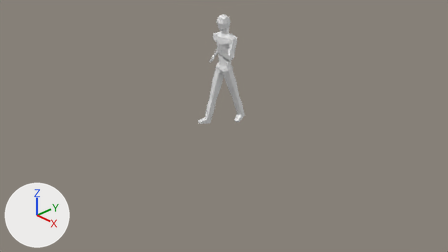
Before and after pictures for a commit that changed the Blender file images/ImprovedCharacterModel.blend.
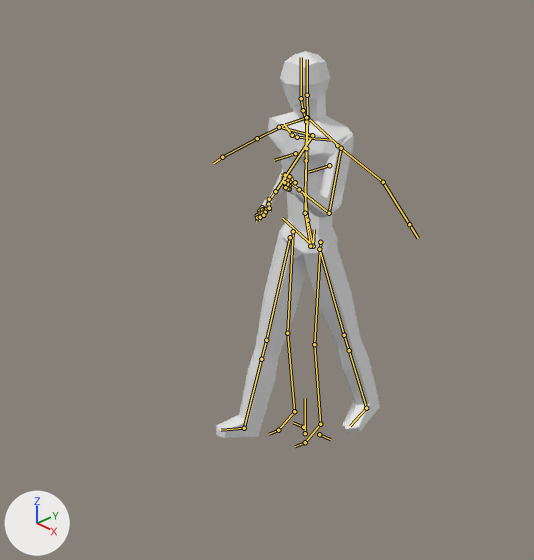
Old and new are each drawn from the file's camera 'Camera' and again close up on the part from 31% to 64% of the width and 0% to 63% of the height. The lights are fixed; the arrows at lower left show +X, +Y and +Z. Both versions are drawn at frame 10 of the action 'ArmatureAction.001'; the numbers are the values there. The bones that bend it are drawn over the model as lines in the close-ups.
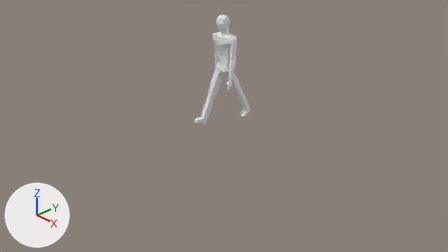
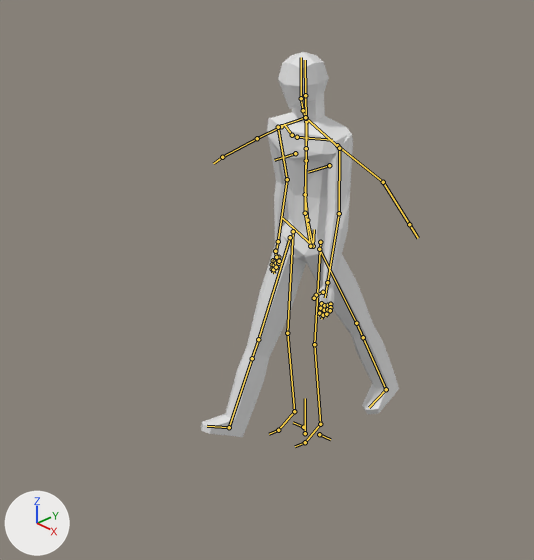
What differs and where, as boxes [x1, y1, x2, y2] in the close-ups (534 x 560 px):
```json
{"object": "Cube", "change": "posed", "before": [216, 51, 380, 438], "after": [201, 52, 399, 437], "on screen": "21% wider"}
{"bone": "upperarm.L", "before": "(341, 148) to (329, 213)", "after": "(339, 148) to (339, 213)"}
{"bone": "forearm.L", "before": "(329, 213) to (299, 189)", "after": "(339, 213) to (327, 282)"}
{"bone": "upperarm.R", "before": "(279, 127) to (312, 135)", "after": "(278, 127) to (287, 179)"}
{"bone": "forearm.R", "before": "(312, 135) to (275, 191)", "after": "(287, 179) to (278, 241)"}
{"bone": "thigh.L", "before": "(319, 249) to (344, 335)", "after": "(319, 249) to (356, 323)"}
{"bone": "knee.L", "before": "(344, 335) to (349, 350)", "after": "(356, 323) to (363, 337)"}
{"bone": "foot.L", "before": "(366, 408) to (350, 426)", "after": "(386, 389) to (369, 407)"}
{"bone": "thigh.R", "before": "(290, 237) to (266, 340)", "after": "(290, 237) to (258, 339)"}
```

Edits to the scene script, one JSON object a line:
```json
{"block": "bone_spine_1", "where": "bone_spine_1 = bpy.data.objects['Armature'].pose.bones['Spine 1']  # child of 'Hip'"}
{"op": "set", "path": "bone_spine_1.rotation_quaternion", "old": "(1.0, 0.0, 0.0, 0.0)", "new": "(1.0, 0.009, 0.0, 0.0)", "note": "degrees (0, 0, 0) -> degrees (1, 0, 0)"}
{"block": "bone_upperarm_l", "where": "bone_upperarm_l = bpy.data.objects['Armature'].pose.bones['upperarm.L']  # child of 'shoulder.L'"}
{"op": "set", "path": "bone_upperarm_l.rotation_quaternion", "old": "(0.796, 0.212, -0.043, -0.565)", "new": "(0.775, 0.125, 0.077, -0.615)", "note": "degrees (23, 10, -69) -> degrees (6, 16, -76)"}
{"block": "bone_forearm_l", "where": "bone_forearm_l = bpy.data.objects['Armature'].pose.bones['forearm.L']  # child of 'upperarm.L'"}
{"op": "set", "path": "bone_forearm_l.rotation_quaternion", "old": "(0.641, 0.724, -0.158, 0.2)", "new": "(0.995, 0.096, -0.017, 0.028)", "note": "degrees (96, -29, 2) -> degrees (11, -2, 3)"}
{"block": "bone_upperarm_r", "where": "bone_upperarm_r = bpy.data.objects['Armature'].pose.bones['upperarm.R']  # child of 'shoulder.R'"}
{"op": "set", "path": "bone_upperarm_r.rotation_quaternion", "old": "(0.599, -0.312, -0.503, 0.539)", "new": "(0.743, -0.031, -0.204, 0.637)", "note": "degrees (-72, -15, 95) -> degrees (-19, -15, 84)"}
{"block": "bone_forearm_r", "where": "bone_forearm_r = bpy.data.objects['Armature'].pose.bones['forearm.R']  # child of 'upperarm.R'"}
{"op": "set", "path": "bone_forearm_r.rotation_quaternion", "old": "(0.641, 0.724, 0.158, -0.2)", "new": "(0.986, 0.159, 0.031, -0.042)", "note": "degrees (96, 29, -2) -> degrees (18, 4, -4)"}
{"block": "bone_thigh_l", "where": "bone_thigh_l = bpy.data.objects['Armature'].pose.bones['thigh.L']  # child of 'Hip'"}
{"op": "set", "path": "bone_thigh_l.rotation_quaternion", "old": "(0.987, 0.158, 0.001, 0.0)", "new": "(0.969, 0.247, 0.002, 0.0)", "note": "degrees (18, 0, 0) -> degrees (29, 0, 0)"}
{"block": "bone_knee_l", "where": "bone_knee_l = bpy.data.objects['Armature'].pose.bones['knee.L']  # child of 'thigh.L'"}
{"op": "set", "path": "bone_knee_l.rotation_quaternion", "old": "(1.0, 0.0, 0.0, 0.0)", "new": "(0.999, -0.033, -0.002, 0.0)", "note": "degrees (0, 0, 0) -> degrees (-4, 0, 0)"}
{"block": "bone_foot_l", "where": "bone_foot_l = bpy.data.objects['Armature'].pose.bones['foot.L']  # child of 'shin.L'"}
{"op": "set", "path": "bone_foot_l.rotation_quaternion", "old": "(1.0, 0.0, 0.0, 0.0)", "new": "(0.998, -0.068, -0.006, -0.003)", "note": "degrees (0, 0, 0) -> degrees (-8, -1, 0)"}
{"block": "bone_thigh_r", "where": "bone_thigh_r = bpy.data.objects['Armature'].pose.bones['thigh.R']  # child of 'Hip'"}
{"op": "set", "path": "bone_thigh_r.rotation_quaternion", "old": "(0.988, -0.152, 0.001, 0.0)", "new": "(0.979, -0.204, 0.002, 0.0)", "note": "degrees (-17, 0, 0) -> degrees (-23, 0, 0)"}
```
